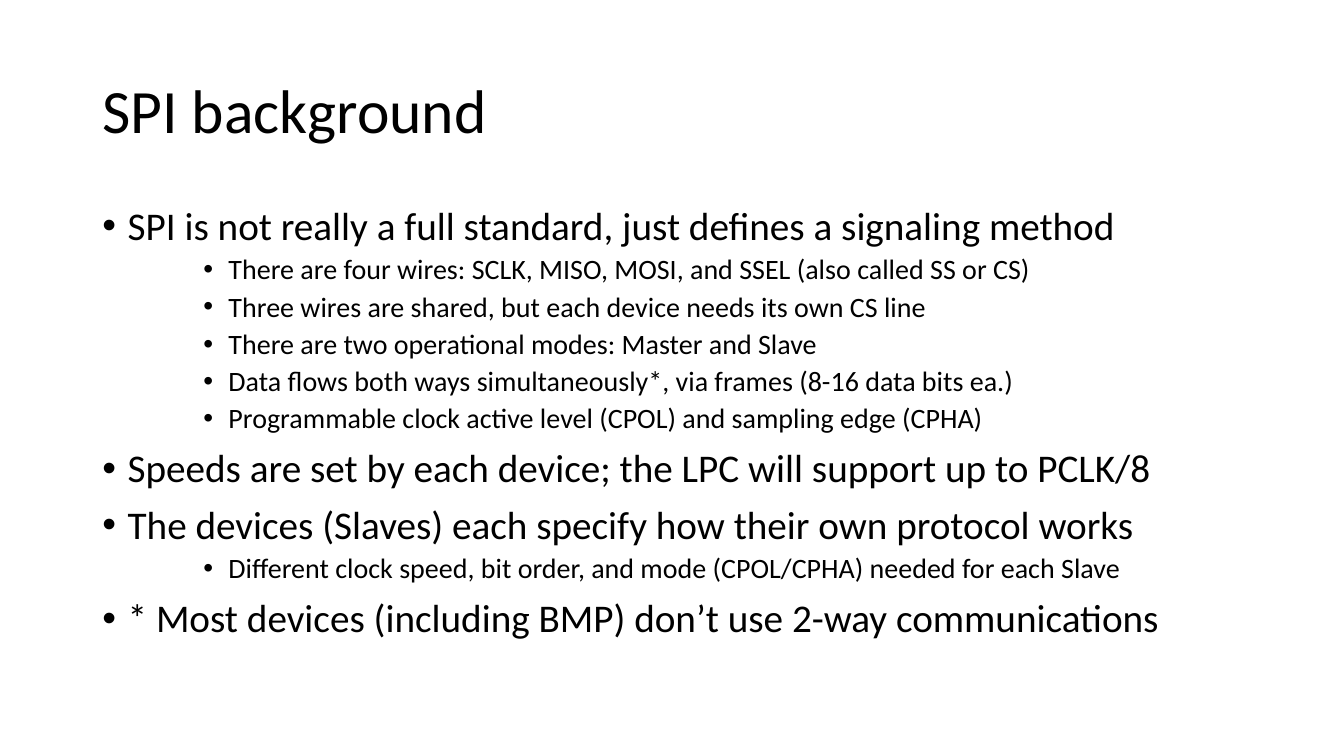
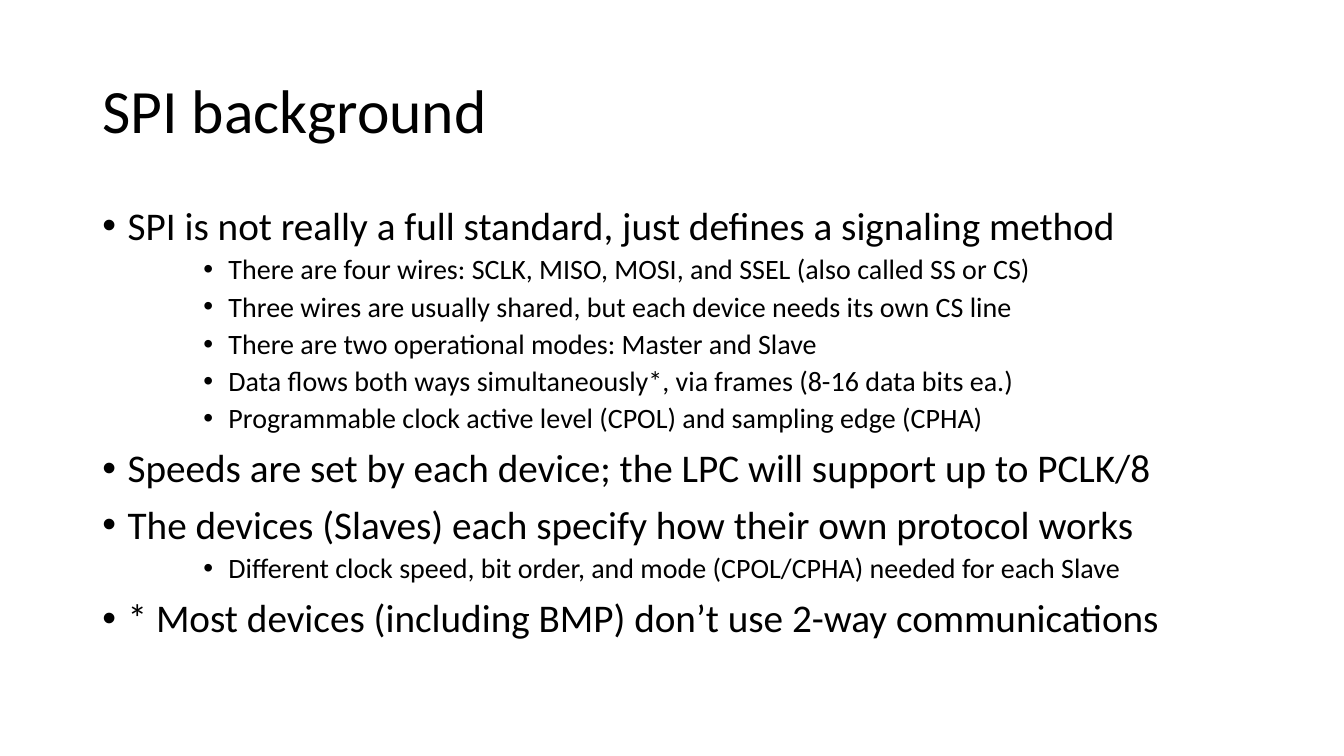
Before and after one commit to EmbeddedSystemClass/FinalProject5381, a slide deck: slide 16 of Final Project 5381.pptx (slide 15 before the commit). Drawn at 1344x756 pixels with LibreOffice and Linux fonts; fonts in the diff are those of the drawing. Boxes give left, top, right and bottom in pixels: in the first picture for what was removed or moved away, otherwise in the second. Text is boxed around its words. In the diff, an @@ line names an element or a change of style, - is before the commit and + after.

```diff
--- a/Final Project 5381.pptx
+++ b/Final Project 5381.pptx
@@ text at (228,297,1011,322): text changed @@
-    • Three wires are shared, but each device needs its own CS line
+    • Three wires are usually shared, but each device needs its own CS line
```
Also in this commit, not shown: 5 other slides changed, 6 slides added, 1 slide removed, 2 other files.
